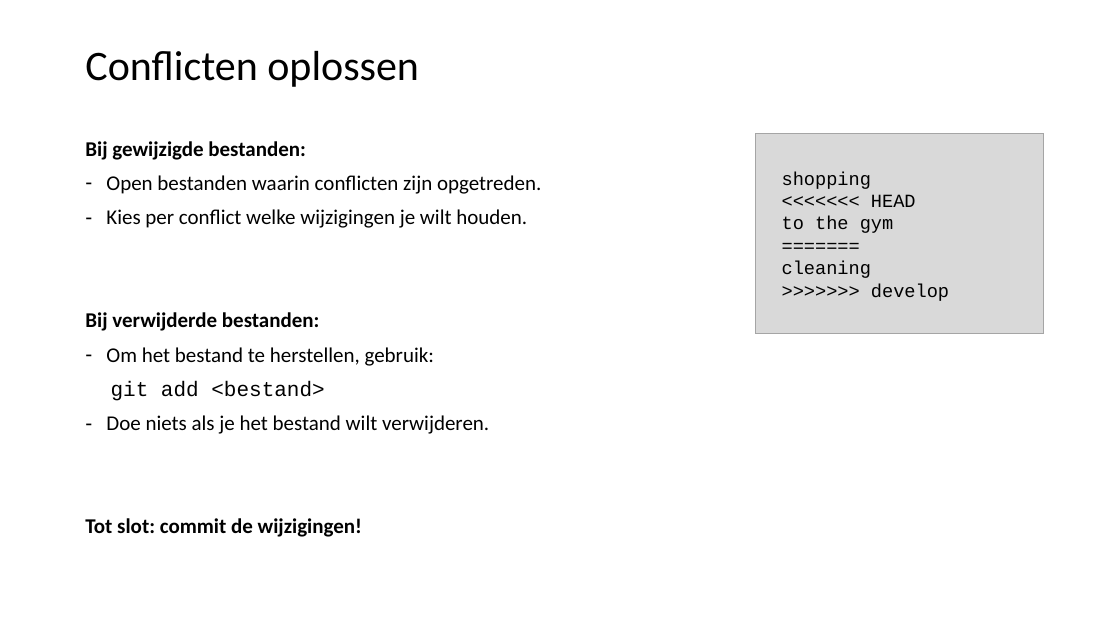
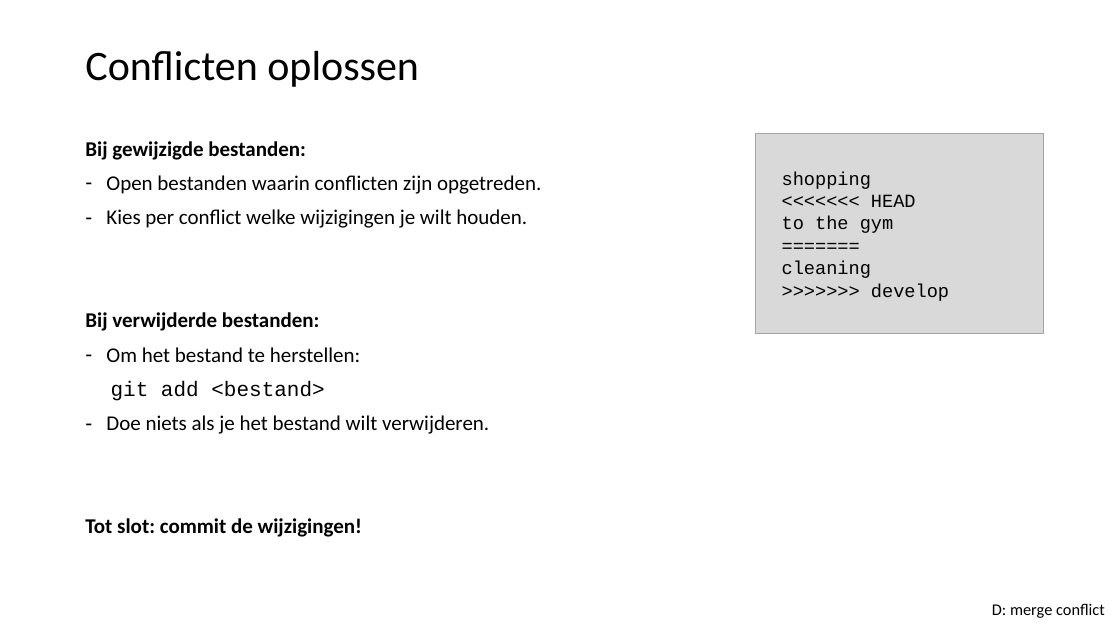
Before and after one commit to LFKoning/knowledge-sharing, a slide deck: slide 65 of git_course/1_basics/git_basic.pptx. Drawn at 1120x630 pixels with LibreOffice and Linux fonts; fonts in the diff are those of the drawing. Boxes give left, top, right and bottom in pixels: in the first picture for what was removed or moved away, otherwise in the second. Text is boxed around its words. In the diff, an @@ line names an element or a change of style, - is before the commit and + after.

```diff
--- a/git_course/1_basics/git_basic.pptx
+++ b/git_course/1_basics/git_basic.pptx
@@ text at box(106, 347, 360, 362): text changed @@
-– Om het bestand te herstellen, gebruik:
+– Om het bestand te herstellen:
@@ text added at box(992, 603, 1105, 618), 14 pt, text #000000 @@
+D: merge conflict
```
Also in this commit, not shown: 32 other slides changed, 1 other file.
